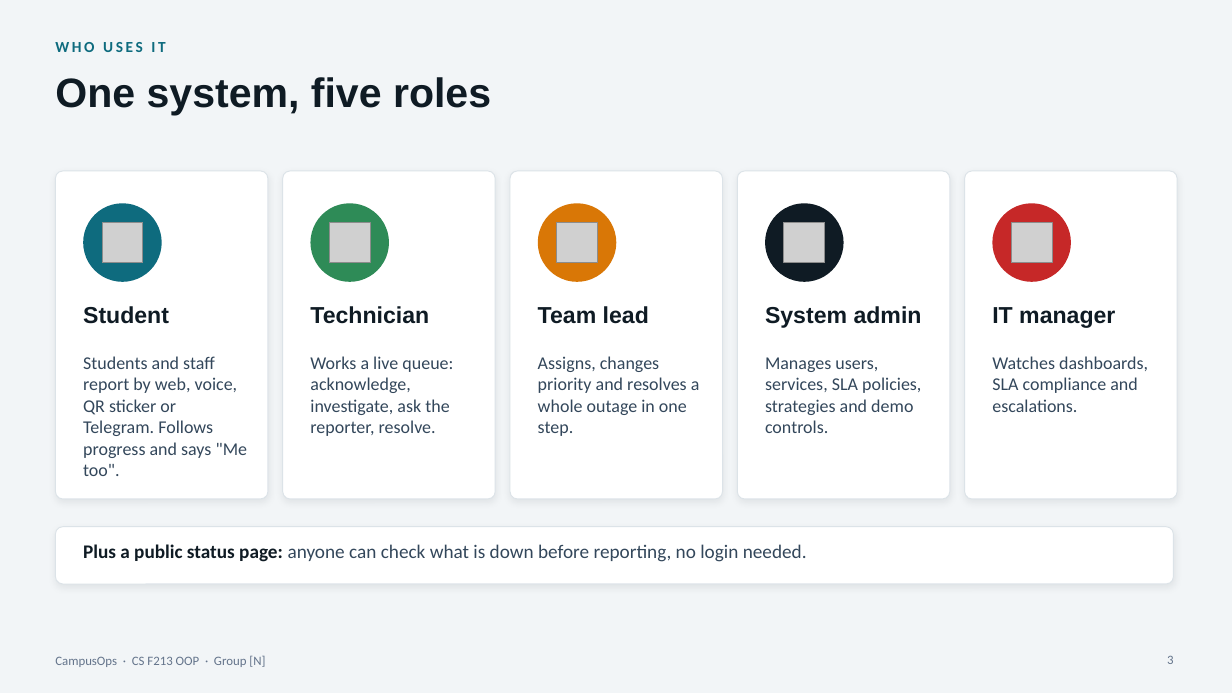
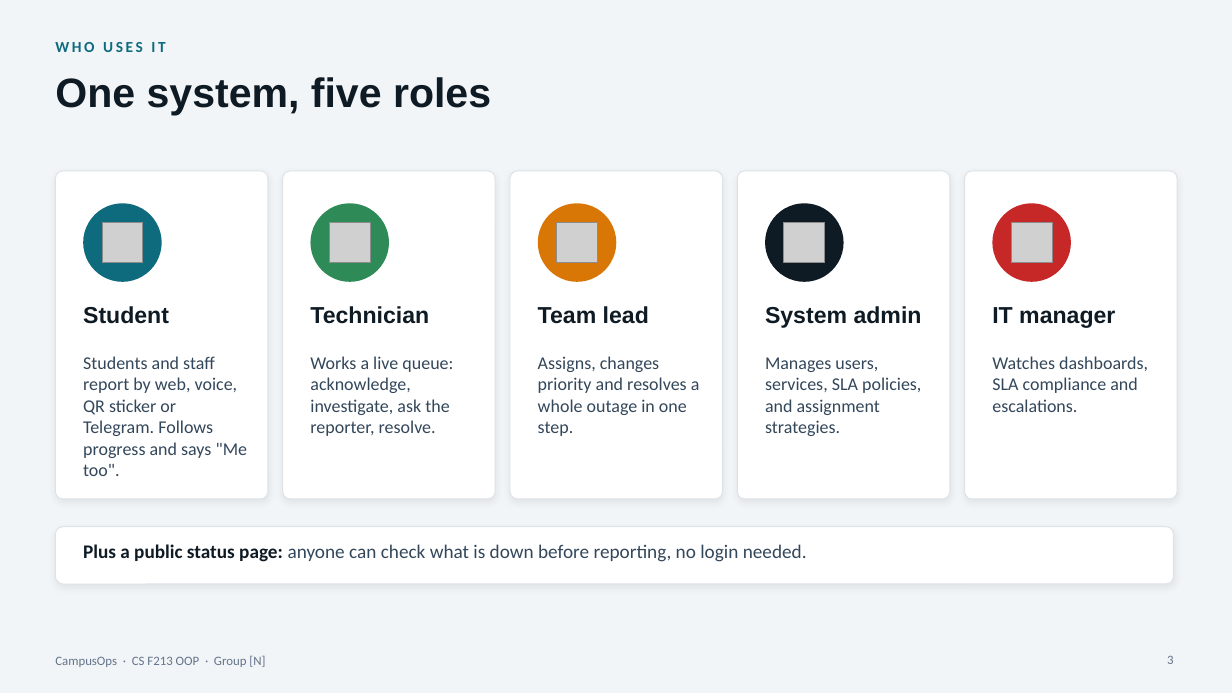
Before and after one commit to ashaswanth10-a11y/OOP_37, a slide deck: slide 3 of docs/slides/CampusOps_Slides.pptx. Drawn at 1232x693 pixels with LibreOffice and Linux fonts; fonts in the diff are those of the drawing; grey boxes stand for pictures. Boxes give left, top, right and bottom in pixels: in the first picture for what was removed or moved away, otherwise in the second. Text is boxed around its words. In the diff, an @@ line names an element or a change of style, - is before the commit and + after.

Commit message:
Remove admin demo controls and demonstrate workflows through normal incident reporting

```diff
--- a/docs/slides/CampusOps_Slides.pptx
+++ b/docs/slides/CampusOps_Slides.pptx
@@ text at (765, 357, 921, 436): text changed @@
-Manages users, services, SLA policies, strategies and demo controls.
+Manages users, services, SLA policies, and assignment strategies.
```
Also in this commit, not shown: 1 other slide changed, 39 other files.
